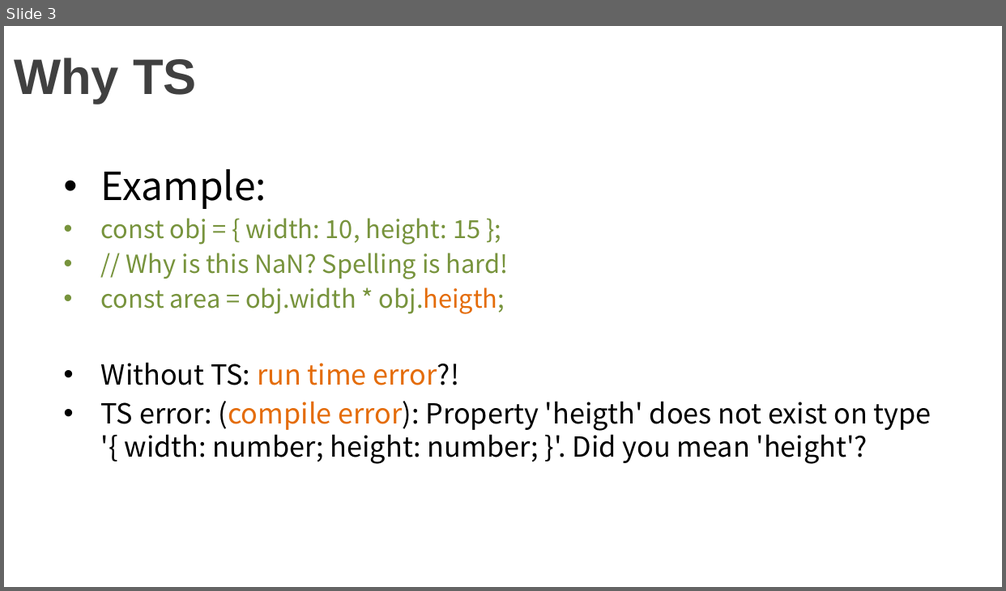
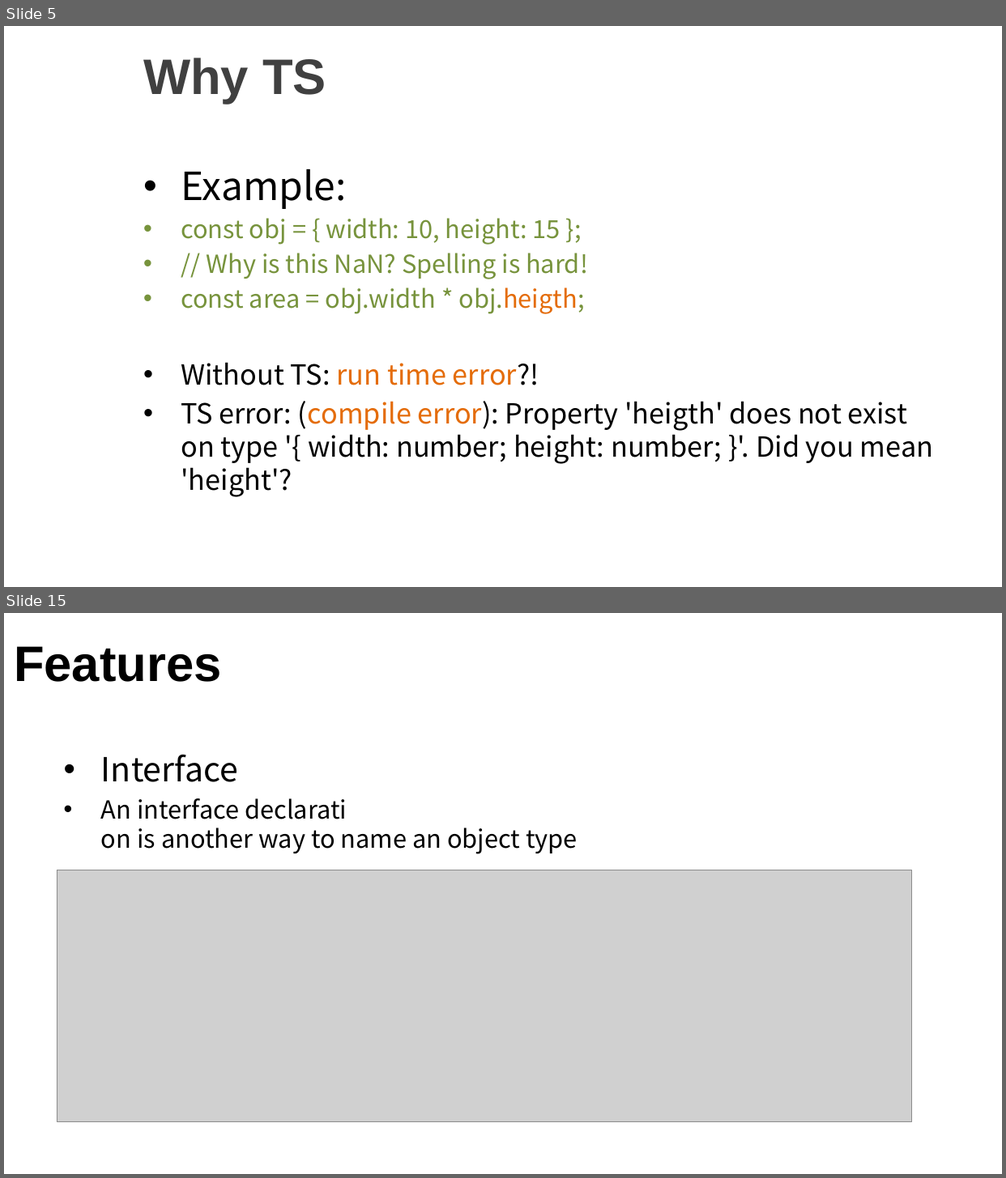
Before and after one commit to kingofday/ReactTS, a slide deck: docs/pres1.pptx. Shown one above the other, each under a label of ours: slide 3 before the commit, slides 5 and 15 after it; the slides between them are not shown. The pictures are 1006x591 and 1006x1178 pixels, drawn with LibreOffice and Linux fonts; fonts in the diff are those of the drawing; grey boxes stand for pictures; background and template pictures are left out. Boxes give left, top, right and bottom in pixels: in the first picture for what was removed or moved away, otherwise in the second. Text is boxed around its words. In the diff, an @@ line names an element or a change of style, - is before the commit and + after.

```diff
--- a/docs/pres1.pptx
+++ b/docs/pres1.pptx
@@ slide 15 added at (x1=4, y1=613, x2=1002, y2=1174), background picture (left out) @@
@@ title added at (x1=14, y1=646, x2=222, y2=682), 36 pt, text #000000, bold @@
+Features
@@ text added at (x1=101, y1=754, x2=577, y2=854), 18 pt, text #000000 @@
+• Interface
+• An interface declarati
+  on is another way to name an object type
@@ picture added at (x1=57, y1=871, x2=911, y2=1123) @@
@@ what was slide 3 is now slide 5 @@
@@ slide 5 changed as well @@
@@ title "Why TS" moved from (x1=14, y1=58, x2=197, y2=103) to (x1=143, y1=58, x2=326, y2=103) @@
@@ text "Example:" rewrapped from (x1=101, y1=169, x2=931, y2=464) to (x1=181, y1=169, x2=933, y2=497) @@
```
Also in this commit, not shown: 2 other slides changed, 19 other slides added, 1 slide removed.
